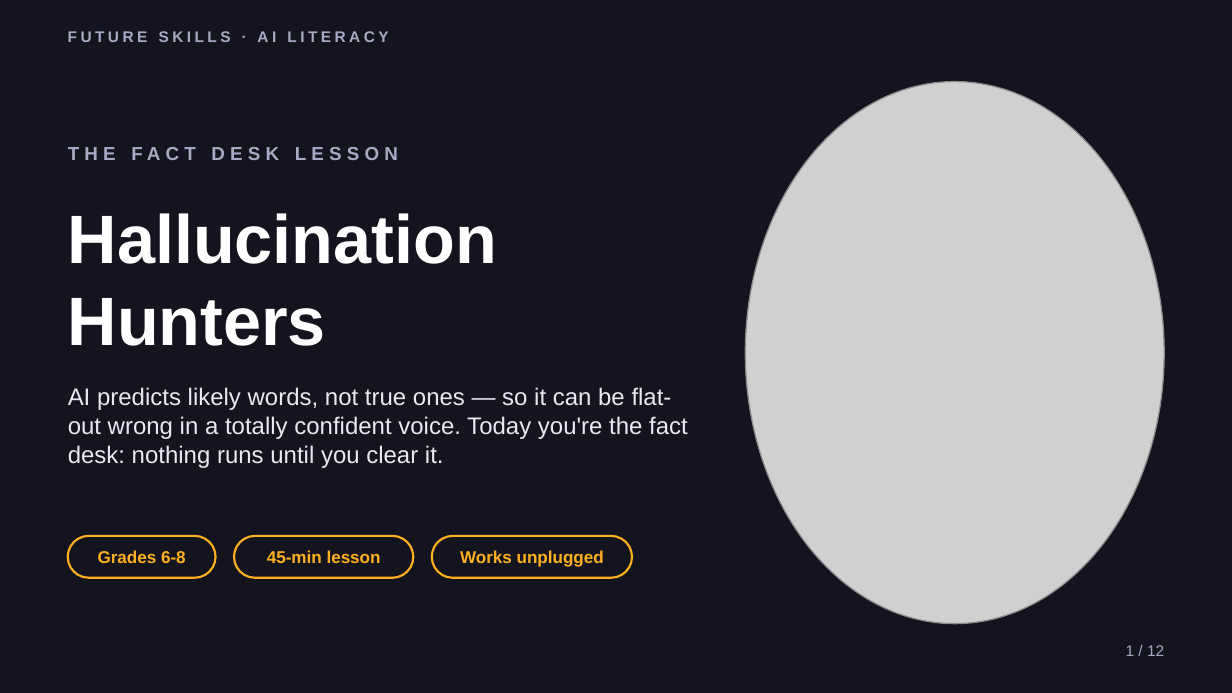
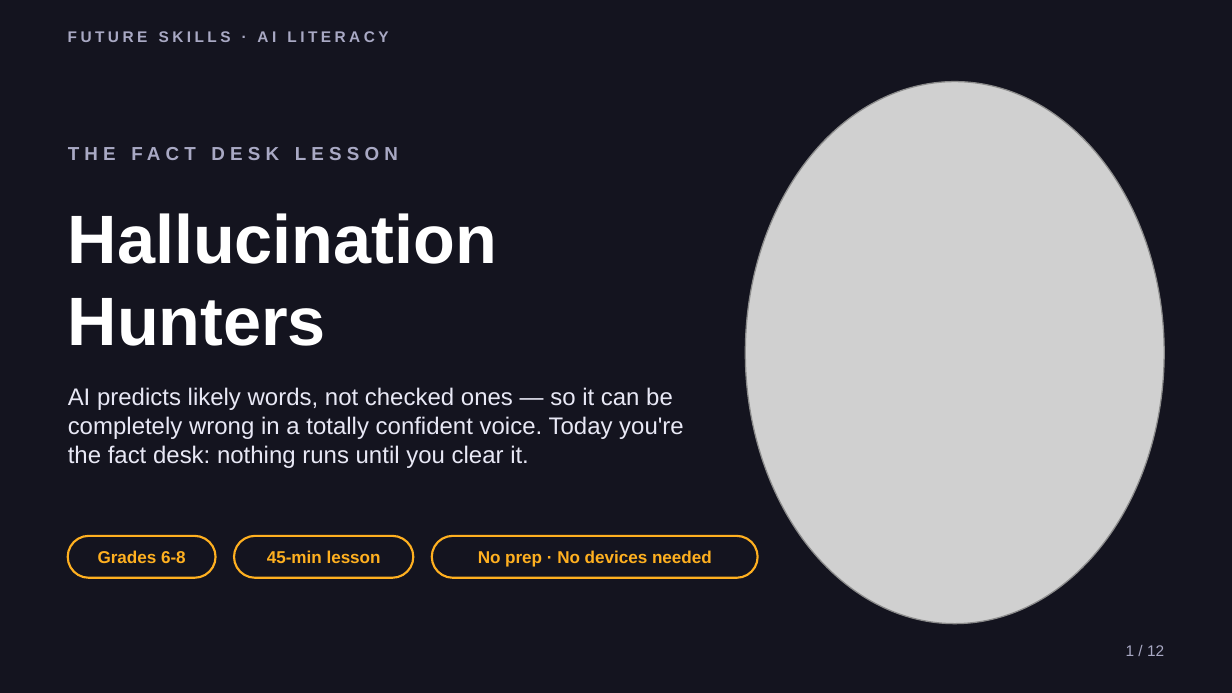
Before and after one commit to phiunit/tptphi, a slide deck: slide 1 of products/ai-fact-check-lab/dist/Hallucination Hunters - Slides.pptx. Drawn at 1232x693 pixels with LibreOffice and Linux fonts; fonts in the diff are those of the drawing; grey boxes stand for pictures. Boxes give left, top, right and bottom in pixels: in the first picture for what was removed or moved away, otherwise in the second. Text is boxed around its words. In the diff, an @@ line names an element or a change of style, - is before the commit and + after.

```diff
--- a/products/ai-fact-check-lab/dist/Hallucination Hunters - Slides.pptx
+++ b/products/ai-fact-check-lab/dist/Hallucination Hunters - Slides.pptx
@@ text at box(68, 387, 684, 468): text changed @@
-AI predicts likely words, not true ones — so it can be flat-out wrong in a totally confident voice. Today you're the fact desk: nothing runs until you clear it.
+AI predicts likely words, not checked ones — so it can be completely wrong in a totally confident voice. Today you're the fact desk: nothing runs until you clear it.
@@ rounded rectangle: place and size @@
-rounded rectangle at box(431, 536, 631, 578)
+rounded rectangle at box(431, 536, 758, 578)
@@ text at box(478, 550, 712, 567): text changed @@
-Works unplugged
+No prep · No devices needed
```
Also in this commit, not shown: 6 other slides changed, 30 other files.
